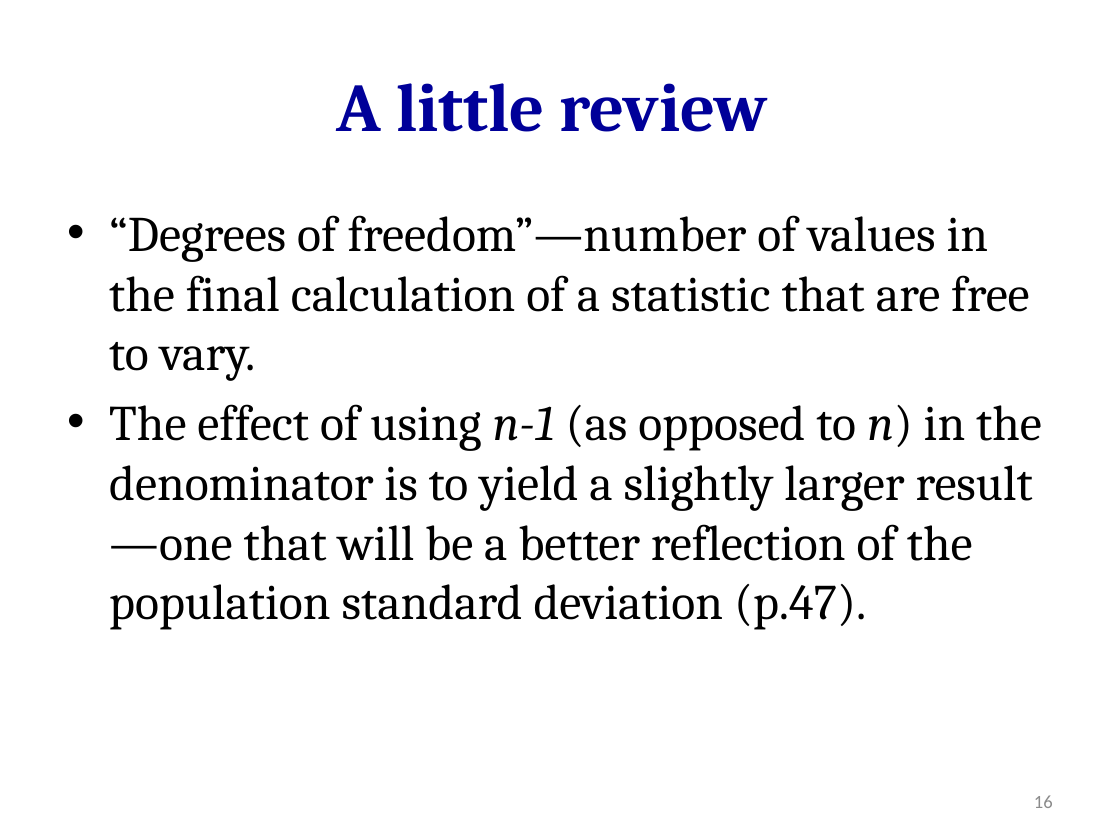
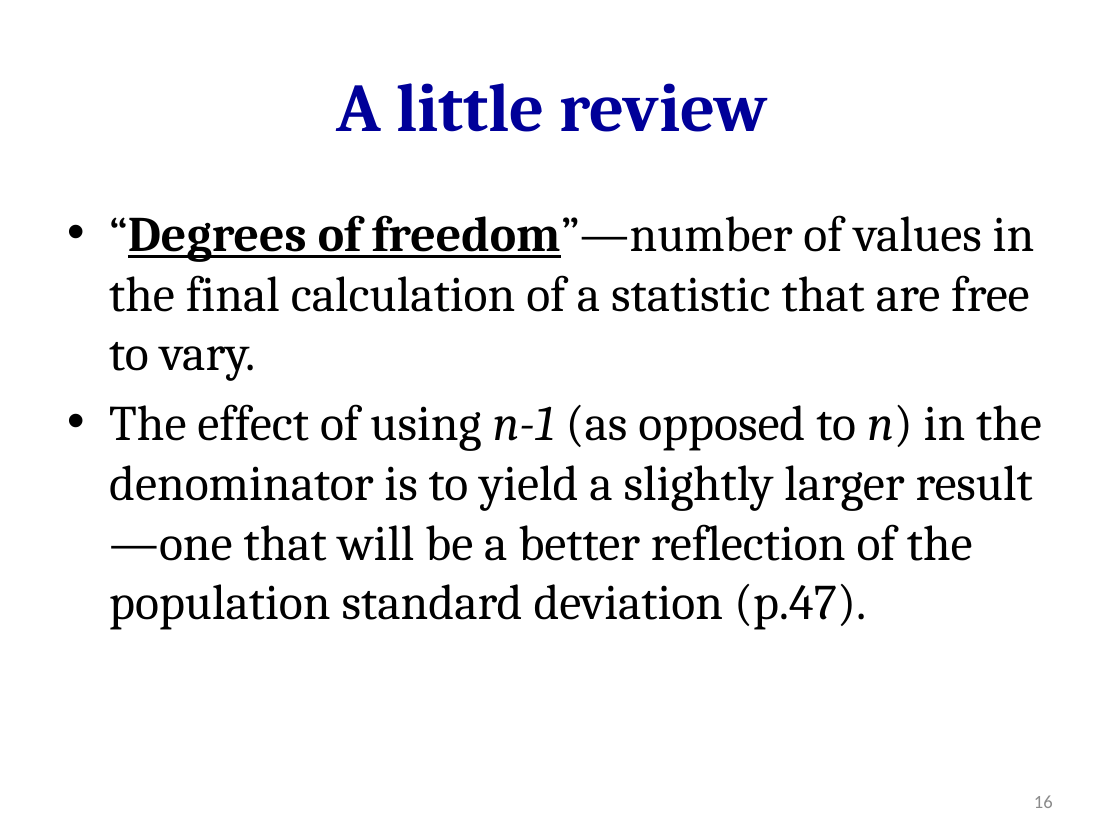
Before and after one commit to hejibo/Psychological-Statistics, a slide deck: slide 16 of Lecture 4 - Measure of Dispersion & Normal Curve/Lecture 4 - Measure of Dispersion & Normal Curve.pptx. Drawn at 1120x840 pixels with LibreOffice and Linux fonts; fonts in the diff are those of the drawing. Boxes give left, top, right and bottom in pixels: in the first picture for what was removed or moved away, otherwise in the second. Text is boxed around its words. In the diff, an @@ line names an element or a change of style, - is before the commit and + after.

```diff
--- a/Lecture 4 - Measure of Dispersion & Normal Curve/Lecture 4 - Measure of Dispersion & Normal Curve.pptx
+++ b/Lecture 4 - Measure of Dispersion & Normal Curve/Lecture 4 - Measure of Dispersion & Normal Curve.pptx
@@ text at [109, 215, 1035, 381]: bold on, underline on in "“Degrees of freedom”—number" @@
```
Also in this commit, not shown: 2 other slides changed, 10 slides added, 10 other files.
